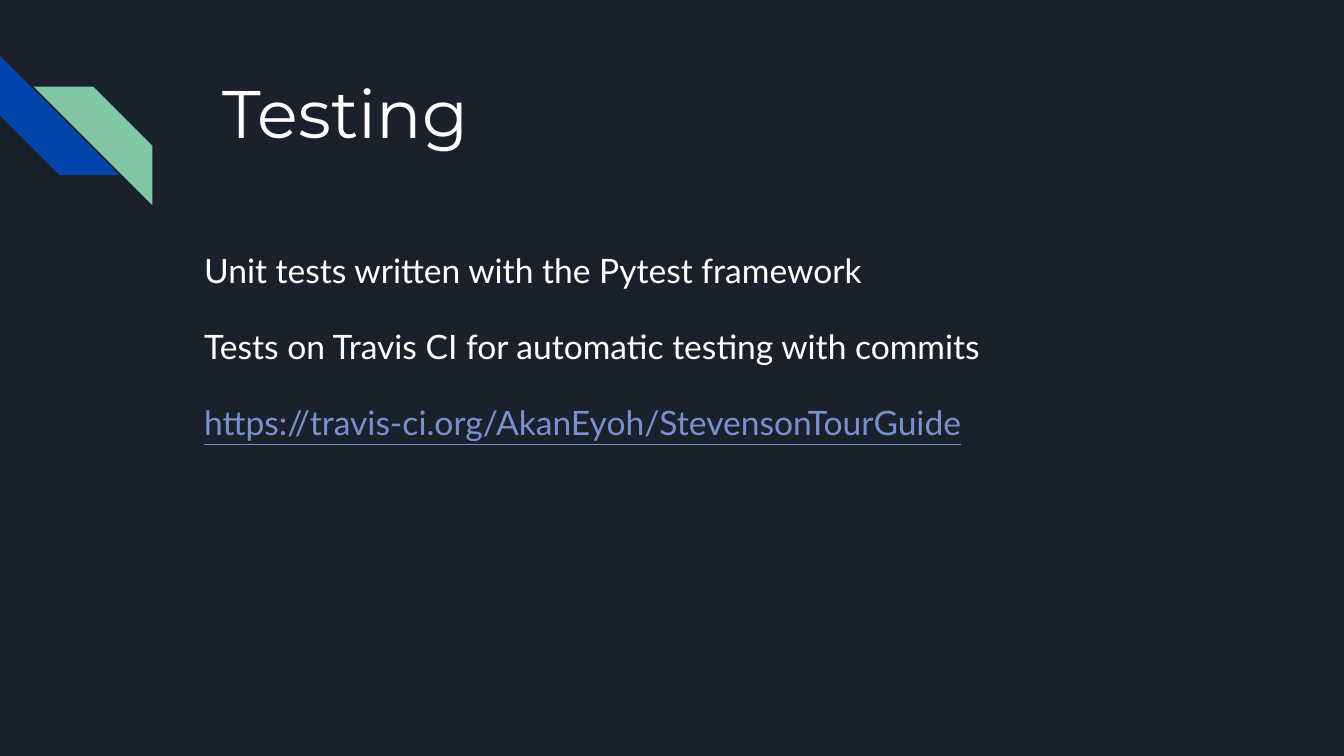
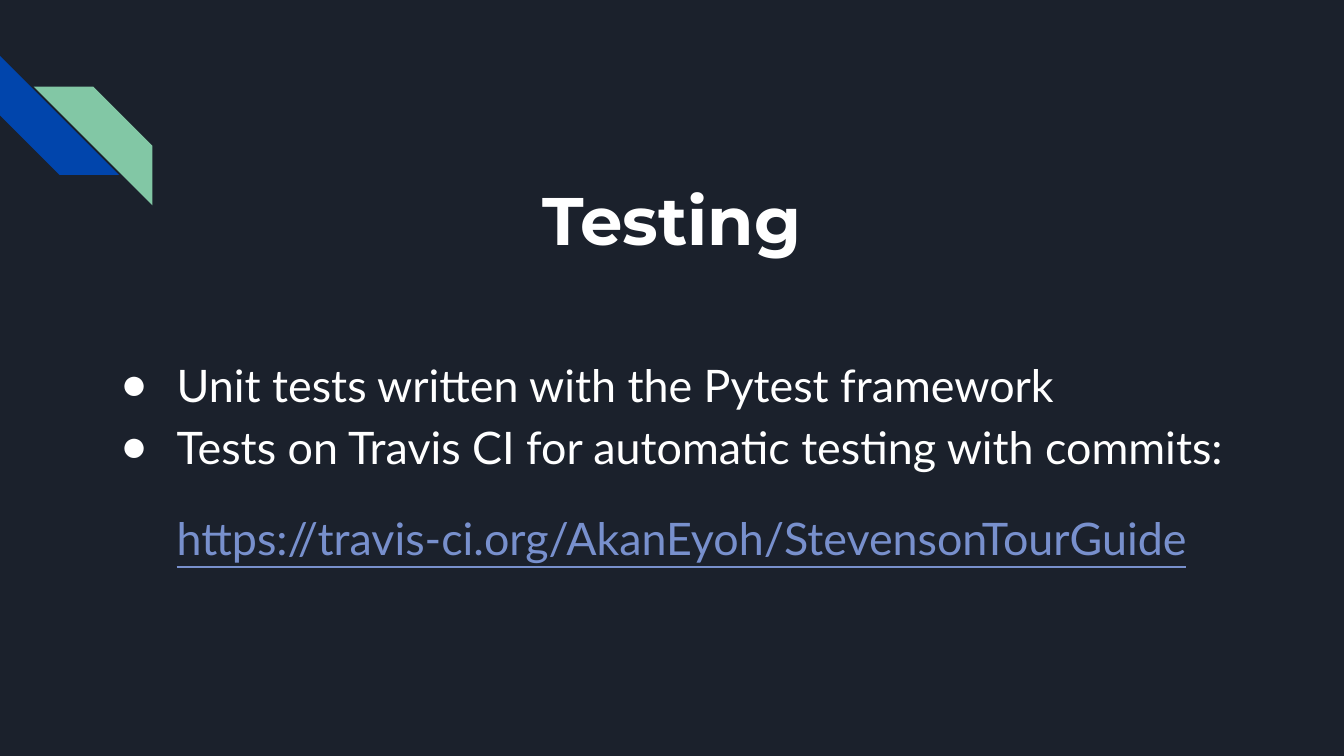
Before and after one commit to AkanEyoh/StevensonTourGuide, a slide deck: slide 6 of final_presentation.pptx (slide 5 before the commit). Drawn at 1344x756 pixels with LibreOffice and Linux fonts; fonts in the diff are those of the drawing. Boxes give left, top, right and bottom in pixels: in the first picture for what was removed or moved away, otherwise in the second. Text is boxed around its words. In the diff, an @@ line names an element or a change of style, - is before the commit and + after.

```diff
--- a/final_presentation.pptx
+++ b/final_presentation.pptx
@@ title "Testing": place and size @@
-title "Testing" at [223, 88, 468, 152]
+title "Testing" at [542, 192, 801, 259]
@@ title "Testing" at [542, 192, 801, 259]: bold on; alignment left to centre @@
@@ text "Unit tests written with the ...": place and size @@
-text "Unit tests written with the ..." at [204, 258, 980, 441]
+text "Unit tests written with the ..." at [177, 369, 1222, 563]
@@ text at [177, 369, 1187, 563]: size 18 to 24 pt in "Unit tests written with the Pytest framework", "https://travis-ci.org/AkanEyoh/StevensonTourGuide"; bullet none to ●; indent changed @@
@@ text at [177, 431, 1222, 472]: text changed; size 18 to 24 pt @@
-Tests on Travis CI for automatic testing with commits
+● Tests on Travis CI for automatic testing with commits:
```
Also in this commit, not shown: 3 other slides changed, 3 slides added, 1 slide removed, 6 other files.
